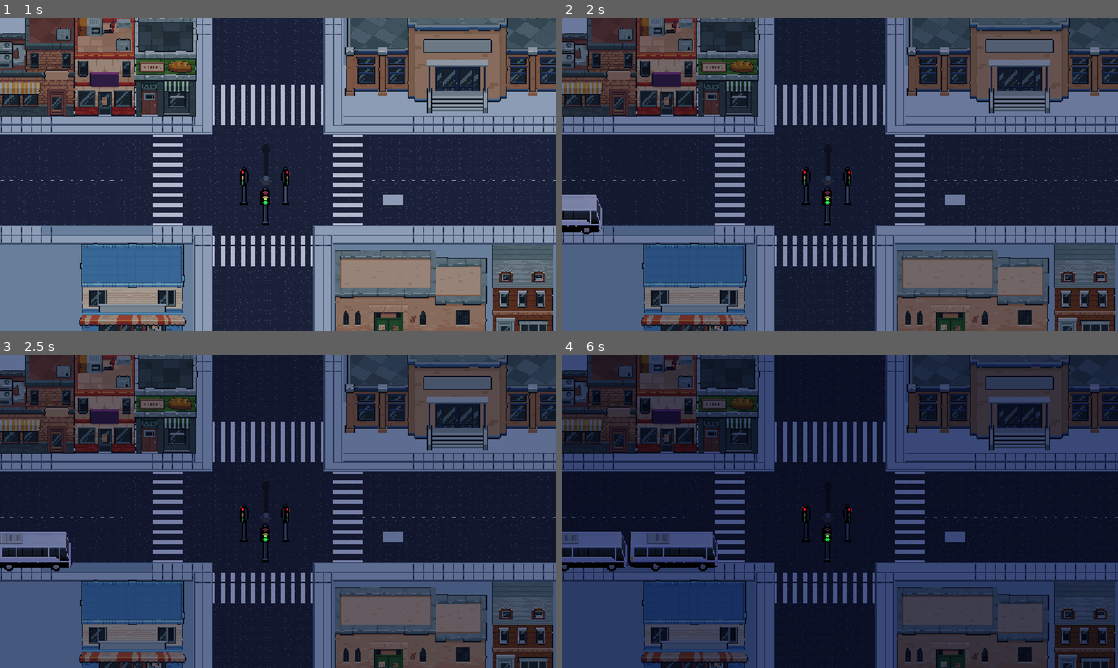
Above: before the commit, frames 1-4 (two rows, left to right).
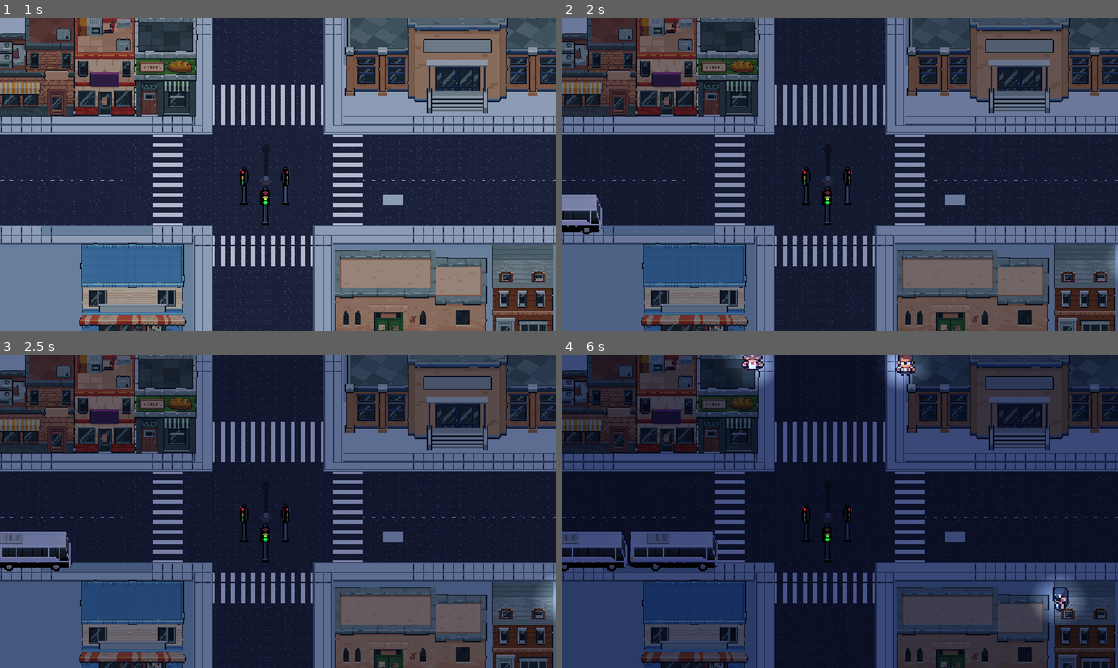
Above: after the commit, the same moments.

Repository: lafgo-fc/game-jam-repoooo
Game: Godot game, scene res://scne/test_one.tscn
Same seed, same stepped clock (60 frames per second), same inputs: the game is played once before the commit and once after it.
Inputs:
- Up to frame 1 (1 s): tap Enter (ui_accept) at 0.5, 0.77 s; hold R (traffic control right and left) from 0.53 s (still down)
- Up to frame 2 (2 s): keep holding R (traffic control right and left); tap Enter (ui_accept) at 1.25, 1.52 s
- Up to frame 3 (2.5 s): keep holding R (traffic control right and left)
- Up to frame 4 (6 s): keep holding R (traffic control right and left); tap Enter (ui_accept) at 3.02, 3.77, 4.52 s

Frame 1 is identical in both runs. In frame 2, less than 0.1% of the frame differs, in the area x 98-100%, y 72-84%; in frame 3, 0.3%; in frame 4, 1.9%, in the area x 29-94%, y 0-86%.
Error before the commit: Parse Error: Expected indented block after "if" block. (res://scne/pedestians.tscn::GDScript_8ja1e:310)

Commit message:
removing the npc when collides

Diff:
--- a/scne/pedestians.tscn
+++ b/scne/pedestians.tscn
@@ -31,7 +31,8 @@
 @onready var pt_9 = $\"../../waypoints/p9\"
 @onready var pt_10 = $\"../../waypoints/p10\"
 @onready var pt_11 = $\"../../waypoints/p11\"
-
+var death_label_scene = preload(\"res://scne/scripts/death_label_ui.tscn\")
+var death_label
 # essential vars
 var near_pt : Marker2D
 var last_direction : String
@@ -48,6 +49,7 @@
 var is_dodging = false
 var dodge_target : Vector2
 var being_dodged = false
+var npc_collided = false
 
 const SPEED = 30.0
 
@@ -59,8 +61,10 @@
 	for npc in npc_list:
 		npc.hide()
 	npc_name.show()
-
+	death_label = death_label_scene.instantiate()
+	get_tree().current_scene.add_child(death_label)
 func _physics_process(delta: float) -> void:
+	death_label_ui()
 	if near_pt == null:
 		return
 	exit_pt()
@@ -315,9 +319,14 @@
 			queue_free()
 			print(\"npc exited\")
 			GameData.reputation += 100
-
-func died_label():
-	if GameData.npc_collided:
+func death_label_ui():
+	if npc_collided:
+		print(\"ran\")
+		queue_free()
+		death_label.show()
+		death_label.global_position = global_position
+	else:
+		death_label.hide()
 
 "
 
@@ -1942,7 +1951,6 @@
 
 [node name="Pedestians" type="CharacterBody2D" unique_id=907237046 groups=["npc"]]
 script = SubResource("GDScript_8ja1e")
-npc_id = null
 
 [node name="npc 1" type="AnimatedSprite2D" parent="." unique_id=650339071]
 position = Vector2(0, -7)
--- a/scne/scripts/car.gd
+++ b/scne/scripts/car.gd
@@ -195,7 +195,8 @@
 		blocking_bodies.append(body)
 
 	if body.is_in_group("npc") and velocity.length() > 0:
-		GameData.npc_collided = true
+		body.npc_collided = true
+		print("npc collided")
 
 		if "npc_id" in body:
 			GameData.collided_npc_id = body.npc_id
--- a/scne/scripts/death_label_ui.tscn
+++ b/scne/scripts/death_label_ui.tscn
@@ -3,6 +3,7 @@
 [ext_resource type="Script" uid="uid://buhyn0is6ei28" path="res://death_label_ui.gd" id="1_jbavh"]
 
 [node name="death_label_ui" type="Control" unique_id=1948873641]
+visible = false
 layout_mode = 3
 anchors_preset = 0
 script = ExtResource("1_jbavh")
--- a/scne/scripts/game_data.gd
+++ b/scne/scripts/game_data.gd
@@ -23,7 +23,7 @@
 	pass
 
 func _process(delta: float) -> void:
-	print(car_passed)
+	pass
 
 func get_next_npc_id() -> int:
 	var id: int = next_npc_id
